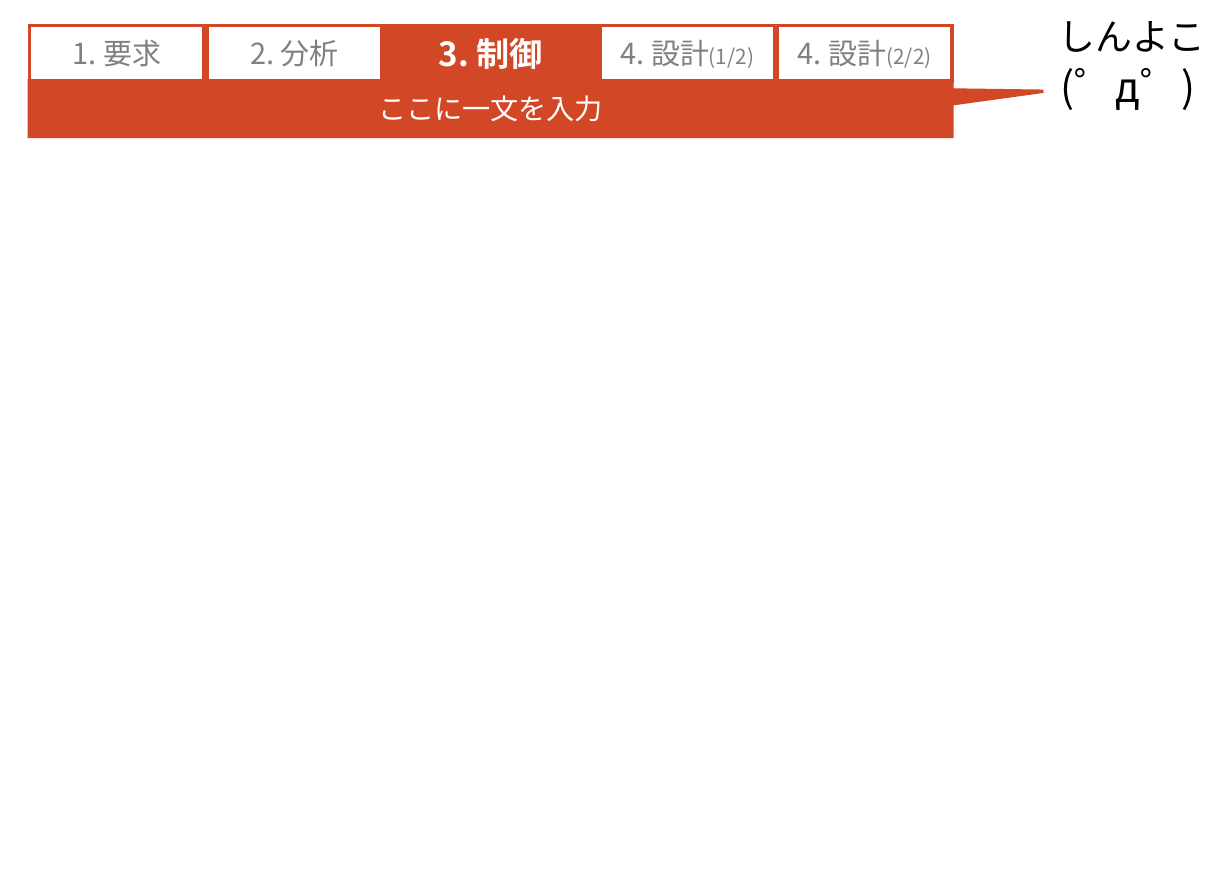
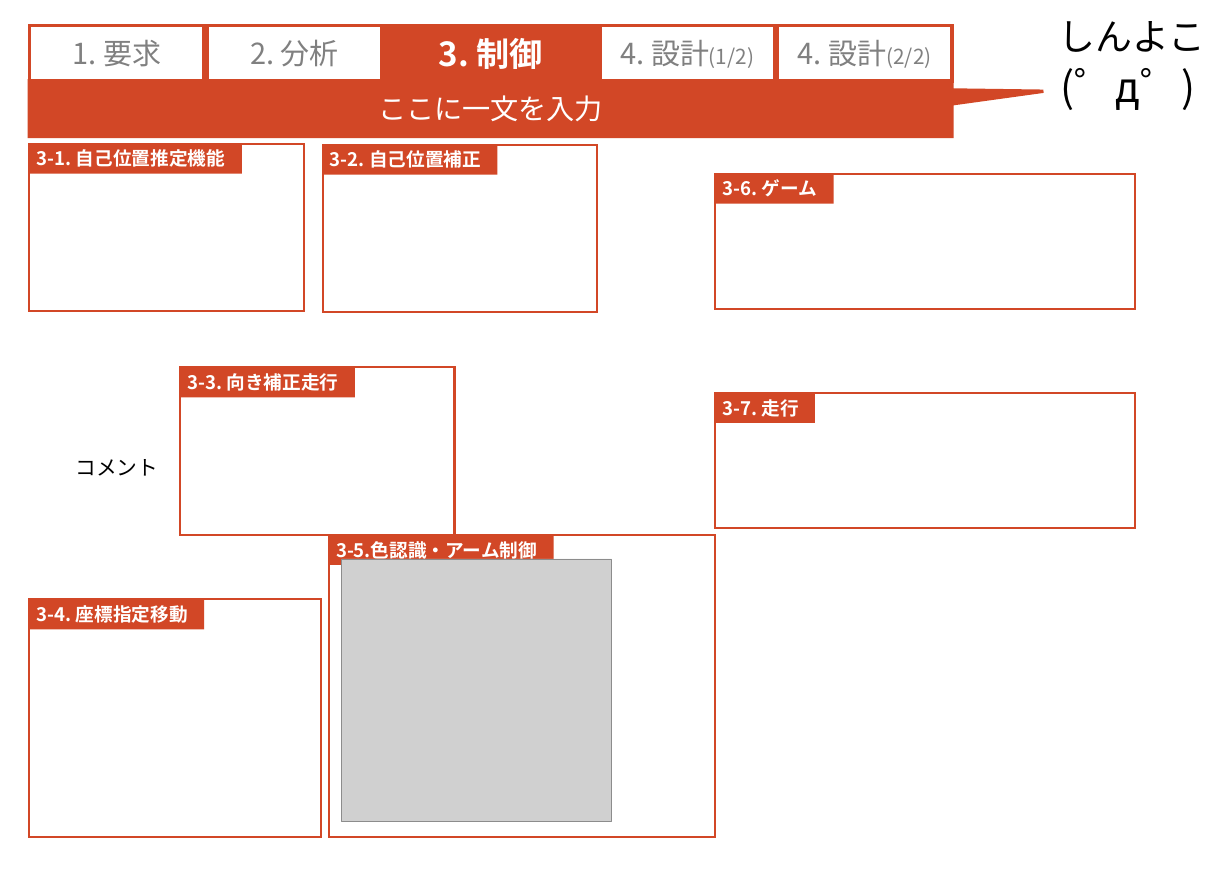
Before and after one commit to RITS-ETrobo/Yokohama, a slide deck: slide 1 of design/2016/models/3_control_model.pptx. Drawn at 1232x871 pixels with LibreOffice and Linux fonts; fonts in the diff are those of the drawing; grey boxes stand for pictures. Boxes give left, top, right and bottom in pixels: in the first picture for what was removed or moved away, otherwise in the second. Text is boxed around its words. In the diff, an @@ line names an element or a change of style, - is before the commit and + after.

Commit message:
#705 枠組みを作成

```diff
--- a/design/2016/models/3_control_model.pptx
+++ b/design/2016/models/3_control_model.pptx
@@ rectangle added at box(29, 144, 241, 174), fill #D24726, 18 pt, text #FFFFFF, bold @@
+3-1. 自己位置推定機能
@@ rectangle added at box(29, 144, 303, 312), outline #D24726 2 pt @@
@@ rectangle added at box(323, 145, 498, 174), fill #D24726, 18 pt, text #FFFFFF, bold @@
+3-2. 自己位置補正
@@ rectangle added at box(323, 145, 597, 312), outline #D24726 2 pt @@
@@ rectangle added at box(715, 174, 834, 203), fill #D24726, 18 pt, text #FFFFFF, bold @@
+3-6. ゲーム
@@ rectangle added at box(715, 174, 1135, 309), outline #D24726 2 pt @@
@@ rectangle added at box(180, 367, 356, 397), fill #D24726, 18 pt, text #FFFFFF, bold @@
+3-3. 向き補正走行
@@ rectangle added at box(180, 367, 455, 535), outline #D24726 2 pt @@
@@ rectangle added at box(715, 393, 815, 423), fill #D24726, 18 pt, text #FFFFFF, bold @@
+3-7. 走行
@@ rectangle added at box(715, 393, 1135, 528), outline #D24726 2 pt @@
@@ text added at box(75, 459, 158, 476), 20 pt, text #000000 @@
+コメント
@@ rectangle added at box(329, 535, 554, 565), fill #D24726, 18 pt, text #FFFFFF, bold @@
+3-5.色認識・アーム制御
@@ rectangle added at box(329, 535, 715, 838), outline #D24726 2 pt @@
@@ picture added at box(342, 559, 612, 821) @@
@@ rectangle added at box(29, 600, 204, 630), fill #D24726, 18 pt, text #FFFFFF, bold @@
+3-4. 座標指定移動
@@ rectangle added at box(29, 600, 321, 838), outline #D24726 2 pt @@
```
